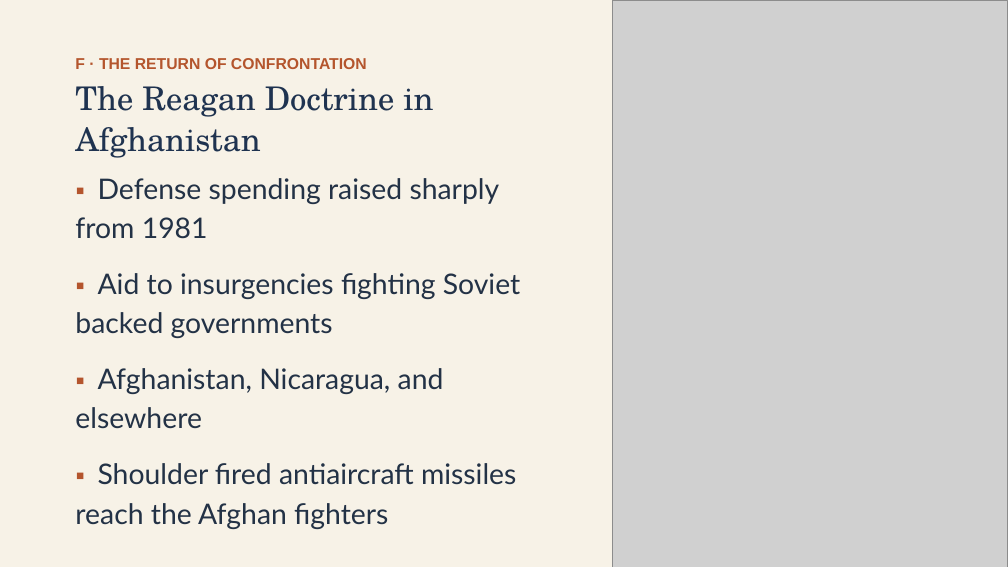
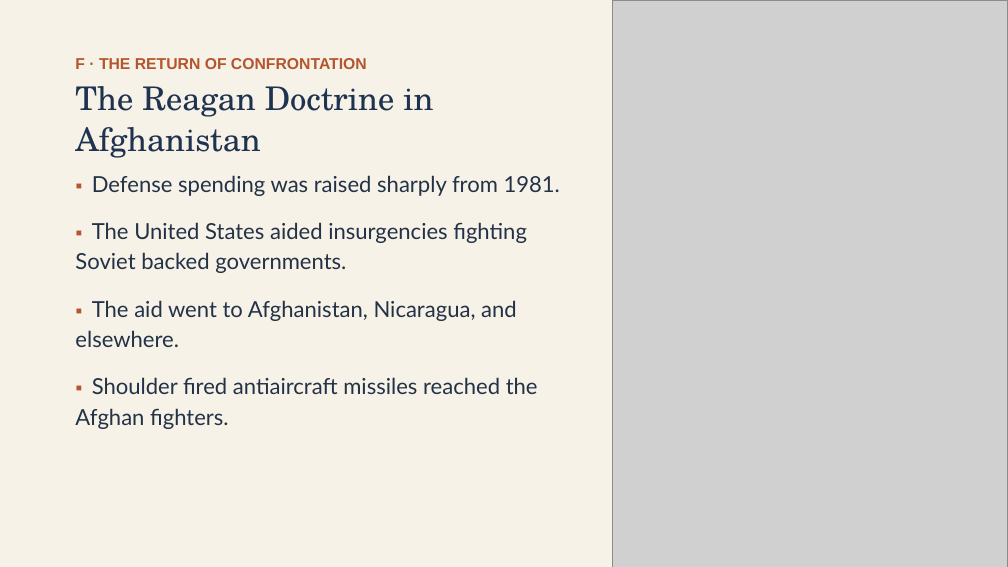
Before and after one commit to ab17gthb/humanities-curriculum-group, a slide deck: slide 20 of cold-war/lesson-07/lesson-07-slides.pptx. Drawn at 1008x567 pixels with LibreOffice and Linux fonts; fonts in the diff are those of the drawing; grey boxes stand for pictures. Boxes give left, top, right and bottom in pixels: in the first picture for what was removed or moved away, otherwise in the second. Text is boxed around its words. In the diff, an @@ line names an element or a change of style, - is before the commit and + after.

```diff
--- a/cold-war/lesson-07/lesson-07-slides.pptx
+++ b/cold-war/lesson-07/lesson-07-slides.pptx
@@ text at (75,175,560,429): text changed; size 27 to 21 pt @@
-▪ Defense spending raised sharply from 1981
-▪ Aid to insurgencies fighting Soviet backed governments
-▪ Afghanistan, Nicaragua, and elsewhere
-▪ Shoulder fired antiaircraft missiles reach the Afghan fighters
+▪ Defense spending was raised sharply from 1981.
+▪ The United States aided insurgencies fighting Soviet backed governments.
+▪ The aid went to Afghanistan, Nicaragua, and elsewhere.
+▪ Shoulder fired antiaircraft missiles reached the Afghan fighters.
```
Also in this commit, not shown: 11 other slides changed, 6 other files.
